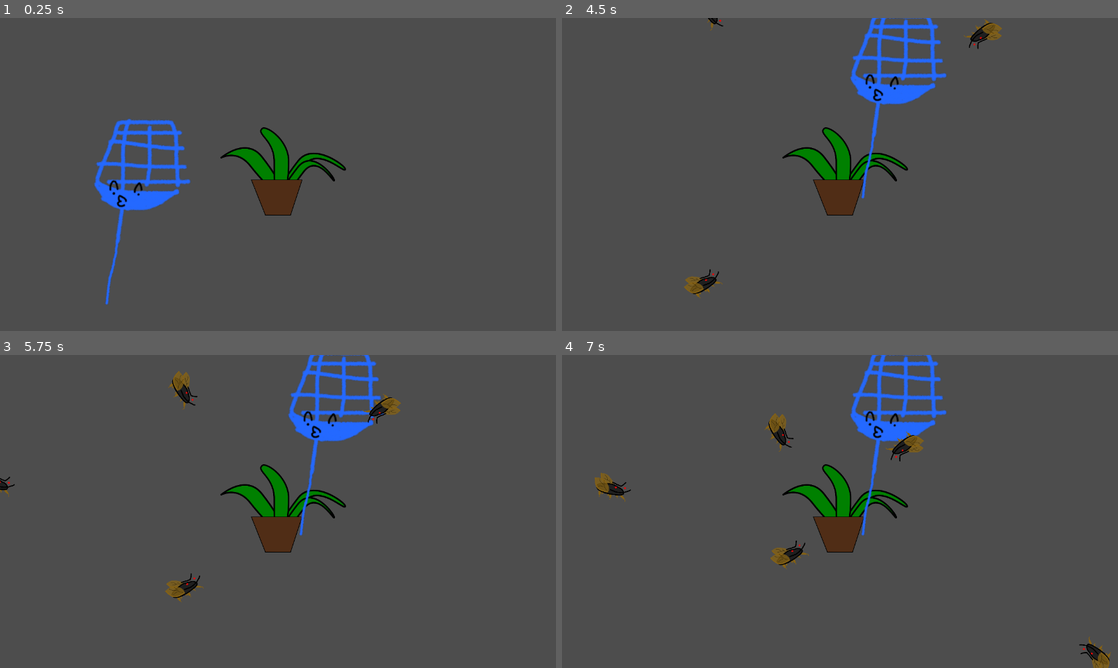
Above: before the commit, frames 1-4 (two rows, left to right).
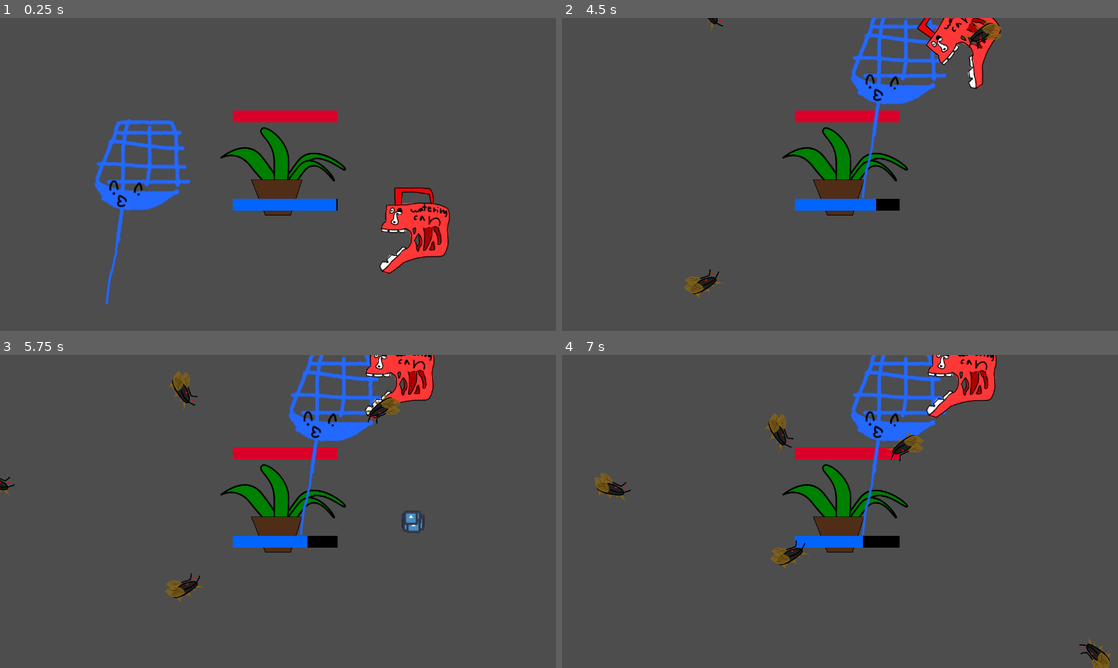
Above: after the commit, the same moments.

Repository: micycle8778/micheals-mansion
Game: Godot game, scene res://world/world.tscn
The game is run twice, just before and just after one commit, with the same random seed, the same clock (stepped at 60 frames per second) and the same inputs. The engine's default icon, where the game draws it, is replaced by a stand-in: a white triangle on a blue panel in a dark square.
Inputs (mouse positions are in pixels of both pictures, inside the frame that each line leads up to):
- Up to frame 1 (0.25 s): no input
- Up to frame 2 (4.5 s): tap Enter at 0.5, 2 s; move the mouse to (701, 212) at 0.52 s; hold Right mouse button (drop_tool) 0.53-1.28 s; click (701, 212) at 0.67 s; tap Space at 1.25 s; move the mouse to (728, 190) at 1.27 s; right-click (728, 190) at 1.35 s; click (728, 190) at 1.42 s; move the mouse to (895, 105) at 2.02 s; press the mouse at (895, 105) at 2.03 s; right-click (895, 105) at 2.3 s; move the mouse to (639, 327) at 2.77 s; release the mouse at (639, 327) at 2.78 s; right-click (639, 327) at 2.85 s; click (639, 327) at 2.92 s; move the mouse to (1006, 221) at 3.52 s; hold Right mouse button (drop_tool) 3.53-4.28 s; click (1006, 221) at 3.67 s; move the mouse to (990, 27) at 4.27 s; click (990, 27) at 4.35 s
- Up to frame 3 (5.75 s): right-click (428, 364) at 4.55 s; move the mouse to (166, 364) at 5.02 s; hold Right mouse button (drop_tool) from 5.03 s (still down); click (166, 364) at 5.17 s
- Up to frame 4 (7 s): move the mouse to (756, 433) at 5.77 s; release Right mouse button (drop_tool) at 5.78 s; right-click (756, 433) at 5.85 s; click (756, 433) at 5.92 s; move the mouse to (589, 483) at 6.52 s; press the mouse at (589, 483) at 6.53 s; right-click (589, 483) at 6.8 s

The runs differ from the first frame. In frame 1, 3.5% of the frame differs, in the area x 41-81%, y 29-82%; in frame 2, 2.9%; in frame 3, 3.0%; in frame 4, 3.0%.

Commit message:
added watercan and water mechanics

Diff:
--- a/plant/plant.gd
+++ b/plant/plant.gd
@@ -1,22 +1,74 @@
 class_name Plant
 extends Area2D
 
+enum DeathReason {
+	NoWater, NoHealth
+}
+
+static func string_of_death_reason(reason: DeathReason) -> String:
+	match (reason):
+		DeathReason.NoWater:
+			return "Your plant died to a lack of water!"
+		DeathReason.NoHealth:
+			return "Your plant died to insects eating it!"
+		_:
+			assert(false, "Unreachable!")
+			return ""
+
 signal health_changed(new_health: int)
+signal water_changed(new_water: float)
+signal died(reason: DeathReason)
 
 static var instance: Plant
 
-@export var water_drain_per_second := 22.0
+@export var water_drain_per_second := 5.0
 
-var water := 100.0
+var water := 100.0:
+	set(v):
+		water = min(v, max_water)
+		water_changed.emit(water)
+		water_bar.value = water
+
+		if water <= 0:
+			died.emit(DeathReason.NoWater)
+
 var health := 10:
 	set(v):
-		health = v
-		health_changed.emit(v)
+		health = min(v, max_health)
+		health_changed.emit(health)
+		health_bar.value = health
+
+		if water <= 0:
+			died.emit(DeathReason.NoHealth)
+
+@onready var water_bar: ProgressBar = %WaterBar
+@onready var health_bar: ProgressBar = %HealthBar
+
+@onready var max_water := water
+@onready var max_health := health
 
 func _init() -> void:
 	instance = self
+
+func _ready() -> void:
+	water_bar.min_value = 0
+	water_bar.max_value = max_water
+	water_bar.value = water
+
+	health_bar.min_value = 0
+	health_bar.max_value = max_health
+	health_bar.value = health
+
+func _process(delta: float) -> void:
+	water -= water_drain_per_second * delta
 
 func _on_area_entered(area: Area2D) -> void:
 	if area is Insect:
 		health -= 1
 		area.queue_free()
+
+	if area is WaterDrop:
+		if not area.vulnrable:
+			await area.became_vulnrable
+		area.queue_free()
+		water += area.amount
--- a/plant/plant.tscn
+++ b/plant/plant.tscn
@@ -7,7 +7,17 @@
 radius = 72.0
 height = 248.0
 
+[sub_resource type="StyleBoxFlat" id="StyleBoxFlat_p0kw8"]
+bg_color = Color(0, 0, 0, 1)
+
+[sub_resource type="StyleBoxFlat" id="StyleBoxFlat_po8ne"]
+bg_color = Color(0, 0.392157, 1, 1)
+
+[sub_resource type="StyleBoxFlat" id="StyleBoxFlat_r6vy6"]
+bg_color = Color(0.854902, 0, 0.160784, 1)
+
 [node name="Plant" type="Area2D"]
+z_index = -200
 script = ExtResource("1_ogsqu")
 
 [node name="Potted-plant" type="Sprite2D" parent="."]
@@ -18,4 +28,26 @@
 position = Vector2(-8, -18)
 shape = SubResource("CapsuleShape2D_6dvl0")
 
+[node name="WaterBar" type="ProgressBar" parent="."]
+unique_name_in_owner = true
+offset_left = -116.0
+offset_top = 63.0
+offset_right = 125.0
+offset_bottom = 90.0
+theme_override_colors/font_color = Color(0, 0, 0, 0)
+theme_override_styles/background = SubResource("StyleBoxFlat_p0kw8")
+theme_override_styles/fill = SubResource("StyleBoxFlat_po8ne")
+value = 50.0
+
+[node name="HealthBar" type="ProgressBar" parent="."]
+unique_name_in_owner = true
+offset_left = -116.0
+offset_top = -140.0
+offset_right = 125.0
+offset_bottom = -113.0
+theme_override_colors/font_color = Color(0, 0, 0, 0)
+theme_override_styles/background = SubResource("StyleBoxFlat_p0kw8")
+theme_override_styles/fill = SubResource("StyleBoxFlat_r6vy6")
+value = 50.0
+
 [connection signal="area_entered" from="." to="." method="_on_area_entered"]
--- a/swatta/swatta.tscn
+++ b/swatta/swatta.tscn
@@ -3,6 +3,21 @@
 [ext_resource type="Texture2D" uid="uid://ckxcnsodo7n2h" path="res://swatta/Swatta.webp" id="1_chh48"]
 [ext_resource type="Script" path="res://swatta/swatta.gd" id="1_j1ryj"]
 [ext_resource type="PackedScene" uid="uid://mqfmpypccn4t" path="res://tool/tool.tscn" id="3_4d1sl"]
+
+[sub_resource type="Animation" id="Animation_nmqr4"]
+length = 0.001
+tracks/0/type = "value"
+tracks/0/imported = false
+tracks/0/enabled = true
+tracks/0/path = NodePath("Area2D:rotation")
+tracks/0/interp = 1
+tracks/0/loop_wrap = true
+tracks/0/keys = {
+"times": PackedFloat32Array(0),
+"transitions": PackedFloat32Array(1),
+"update": 0,
+"values": [0.0]
+}
 
 [sub_resource type="Animation" id="Animation_lyl3l"]
 resource_name = "swatting"
@@ -18,21 +33,6 @@
 "transitions": PackedFloat32Array(0.189465, 22.6275, 0.129408),
 "update": 0,
 "values": [0.0, -0.983873, 1.14779]
-}
-
-[sub_resource type="Animation" id="Animation_nmqr4"]
-length = 0.001
-tracks/0/type = "value"
-tracks/0/imported = false
-tracks/0/enabled = true
-tracks/0/path = NodePath("Area2D:rotation")
-tracks/0/interp = 1
-tracks/0/loop_wrap = true
-tracks/0/keys = {
-"times": PackedFloat32Array(0),
-"transitions": PackedFloat32Array(1),
-"update": 0,
-"values": [0.0]
 }
 
 [sub_resource type="AnimationLibrary" id="AnimationLibrary_cy7j2"]
--- a/tool/tool.gd
+++ b/tool/tool.gd
@@ -9,17 +9,21 @@
 
 var in_use := false:
 	set(v):
-		if tool_held:
+		if v and tool_held:
 			return
 
 		in_use = v
+		tool_held = v
 		if v:
 			picked_up.emit()
 		else:
 			dropped.emit()
-			tool_held = false
 
 var hold_spot := Vector2()
+
+func _unhandled_input(event: InputEvent) -> void:
+	if event.is_action_pressed("drop_tool"):
+		in_use = false
 
 func _input_event(_viewport: Viewport, event: InputEvent, _shape_idx: int) -> void:
 	if event.is_action_pressed("use_tool"):
@@ -29,10 +33,7 @@
 			# this no-ops if tool_held = true
 			in_use = true
 			hold_spot = get_global_mouse_position() - get_parent().global_position
-	elif event.is_action_pressed("drop_tool"):
-		in_use = false
 
 func _process(_delta: float) -> void:
 	if in_use:
 		get_parent().global_position = get_global_mouse_position() - hold_spot
-		print(position)
--- /dev/null
+++ b/water_drop/water_drop.gd
@@ -0,0 +1,29 @@
+class_name WaterDrop
+extends Area2D
+
+signal became_vulnrable
+
+@export var amount := 5.0
+
+# gravity is already used by Area2D????
+@export var accel := 700
+var velocity := 100.0
+
+@export var invulnrability_time := .65:
+	set(v):
+		if not vulnrable and v <= 0:
+			became_vulnrable.emit()
+
+		invulnrability_time = v
+
+var vulnrable: bool:
+	get:
+		return invulnrability_time <= 0
+
+func _process(delta: float) -> void:
+	if not vulnrable:
+		invulnrability_time -= delta
+
+func _physics_process(delta: float) -> void:
+	velocity += accel * delta
+	position += Vector2.DOWN * velocity * delta
--- /dev/null
+++ b/water_drop/water_drop.tscn
@@ -0,0 +1,18 @@
+[gd_scene load_steps=4 format=3 uid="uid://bb12rb2k53b11"]
+
+[ext_resource type="Script" path="res://water_drop/water_drop.gd" id="1_bh44x"]
+[ext_resource type="Texture2D" uid="uid://dfokqdmphhmo0" path="res://icon.svg" id="2_j6n6a"]
+
+[sub_resource type="RectangleShape2D" id="RectangleShape2D_k1cjc"]
+size = Vector2(34, 32)
+
+[node name="WaterDrop" type="Area2D"]
+script = ExtResource("1_bh44x")
+
+[node name="Icon" type="Sprite2D" parent="."]
+z_index = -100
+scale = Vector2(0.25, 0.25)
+texture = ExtResource("2_j6n6a")
+
+[node name="CollisionShape2D" type="CollisionShape2D" parent="."]
+shape = SubResource("RectangleShape2D_k1cjc")
--- /dev/null
+++ b/watercan/watercan.gd
@@ -0,0 +1,32 @@
+class_name Watercan
+extends Area2D
+
+@export var water_count := 10
+@export var max_contained_water := 3
+@export var water_scene: PackedScene
+
+@onready var animation_player: AnimationPlayer = $AnimationPlayer
+@onready var water_spawn_position: Marker2D = %WaterSpawnPosition
+
+@onready var contained_water := max_contained_water
+
+func spawn_waters() -> void:
+	contained_water -= 1
+
+	for i in range(water_count):
+		var water: WaterDrop = water_scene.instantiate()
+		water.global_position = water_spawn_position.global_position + \
+			(Vector2.RIGHT.rotated(randf() * 2 * PI) * 10)
+
+		get_tree().current_scene.add_child(water)
+
+func _on_tool_used() -> void:
+	animation_player.play("pouring")
+
+func _on_animation_player_animation_finished(anim_name: String) -> void:
+	if anim_name == "pouring":
+		animation_player.play("RESET")
+	elif anim_name == "RESET":
+		pass
+	else:
+		push_error("unknown animation finished " + anim_name)
--- /dev/null
+++ b/watercan/watercan.tscn
@@ -0,0 +1,95 @@
+[gd_scene load_steps=10 format=3 uid="uid://w8v26m5aemb3"]
+
+[ext_resource type="Script" path="res://watercan/watercan.gd" id="1_p7hrf"]
+[ext_resource type="PackedScene" uid="uid://mqfmpypccn4t" path="res://tool/tool.tscn" id="1_ss0h0"]
+[ext_resource type="PackedScene" uid="uid://bb12rb2k53b11" path="res://water_drop/water_drop.tscn" id="2_napvh"]
+[ext_resource type="Texture2D" uid="uid://dcinjfte7gowy" path="res://watercan/watercan.webp" id="2_tiu6w"]
+
+[sub_resource type="RectangleShape2D" id="RectangleShape2D_s04fw"]
+size = Vector2(200, 200)
+
+[sub_resource type="Animation" id="Animation_tyn82"]
+length = 0.001
+tracks/0/type = "value"
+tracks/0/imported = false
+tracks/0/enabled = true
+tracks/0/path = NodePath("Watercan:rotation")
+tracks/0/interp = 1
+tracks/0/loop_wrap = true
+tracks/0/keys = {
+"times": PackedFloat32Array(0),
+"transitions": PackedFloat32Array(1),
+"update": 0,
+"values": [0.0]
+}
+
+[sub_resource type="Animation" id="Animation_1cgvm"]
+resource_name = "pouring"
+length = 1.5
+tracks/0/type = "value"
+tracks/0/imported = false
+tracks/0/enabled = true
+tracks/0/path = NodePath("Watercan:rotation")
+tracks/0/interp = 1
+tracks/0/loop_wrap = true
+tracks/0/keys = {
+"times": PackedFloat32Array(0, 1, 1.5),
+"transitions": PackedFloat32Array(0.0647042, 0.307786, 1),
+"update": 0,
+"values": [0.0, -1.08207, 0.0]
+}
+tracks/1/type = "method"
+tracks/1/imported = false
+tracks/1/enabled = true
+tracks/1/path = NodePath(".")
+tracks/1/interp = 1
+tracks/1/loop_wrap = true
+tracks/1/keys = {
+"times": PackedFloat32Array(0.5),
+"transitions": PackedFloat32Array(1),
+"values": [{
+"args": [],
+"method": &"spawn_waters"
+}]
+}
+
+[sub_resource type="AnimationLibrary" id="AnimationLibrary_g6ty5"]
+_data = {
+"RESET": SubResource("Animation_tyn82"),
+"pouring": SubResource("Animation_1cgvm")
+}
+
+[sub_resource type="RectangleShape2D" id="RectangleShape2D_g8i6j"]
+size = Vector2(201, 201)
+
+[node name="Watercan" type="Area2D"]
+script = ExtResource("1_p7hrf")
+water_scene = ExtResource("2_napvh")
+
+[node name="Watercan" type="Sprite2D" parent="."]
+scale = Vector2(0.5, 0.5)
+texture = ExtResource("2_tiu6w")
+offset = Vector2(80, 100)
+
+[node name="WaterSpawnPosition" type="Marker2D" parent="Watercan"]
+unique_name_in_owner = true
+position = Vector2(48, 38)
+
+[node name="Tool" parent="." instance=ExtResource("1_ss0h0")]
+
+[node name="CollisionShape2D" type="CollisionShape2D" parent="Tool"]
+position = Vector2(-4, 5)
+shape = SubResource("RectangleShape2D_s04fw")
+
+[node name="AnimationPlayer" type="AnimationPlayer" parent="."]
+libraries = {
+"": SubResource("AnimationLibrary_g6ty5")
+}
+
+[node name="CollisionShape2D" type="CollisionShape2D" parent="."]
+position = Vector2(-4.5, 4.5)
+shape = SubResource("RectangleShape2D_g8i6j")
+
+[connection signal="used" from="Tool" to="." method="_on_tool_used"]
+[connection signal="animation_changed" from="AnimationPlayer" to="." method="_on_animation_player_animation_changed"]
+[connection signal="animation_finished" from="AnimationPlayer" to="." method="_on_animation_player_animation_finished"]
--- a/world/world.tscn
+++ b/world/world.tscn
@@ -1,14 +1,18 @@
-[gd_scene load_steps=5 format=3 uid="uid://cpipujudik8wp"]
+[gd_scene load_steps=7 format=3 uid="uid://cpipujudik8wp"]
 
 [ext_resource type="Script" path="res://world/world.gd" id="1_67ala"]
 [ext_resource type="PackedScene" uid="uid://c10irijaqjvdr" path="res://plant/plant.tscn" id="1_qcvfs"]
 [ext_resource type="PackedScene" uid="uid://6dhpnejtjxh5" path="res://swatta/swatta.tscn" id="3_u28i2"]
+[ext_resource type="PackedScene" uid="uid://w8v26m5aemb3" path="res://watercan/watercan.tscn" id="4_7qh1v"]
 
 [sub_resource type="Curve2D" id="Curve2D_0fbre"]
 _data = {
 "points": PackedVector2Array(0, 0, 0, 0, -214, -140, 0, 0, 0, 0, 1389, -131, 0, 0, 0, 0, 1450, 798, 0, 0, 0, 0, -144, 821, 0, 0, 0, 0, -216, -140)
 }
 point_count = 5
+
+[sub_resource type="RectangleShape2D" id="RectangleShape2D_j3osl"]
+size = Vector2(1282, 720)
 
 [node name="World" type="Node2D"]
 script = ExtResource("1_67ala")
@@ -22,3 +26,13 @@
 
 [node name="Node2D" parent="." instance=ExtResource("3_u28i2")]
 position = Vector2(320, 517)
+
+[node name="Screen" type="Area2D" parent="."]
+
+[node name="CollisionShape2D" type="CollisionShape2D" parent="Screen"]
+visible = false
+position = Vector2(642, 359)
+shape = SubResource("RectangleShape2D_j3osl")
+
+[node name="Watercan" parent="." instance=ExtResource("4_7qh1v")]
+position = Vector2(958, 485)
Not shown: 1 places in plant/plant.tscn that only renumber resources
Binary file added: watercan/watercan.webp
Not shown, added: watercan/watercan.webp.import
